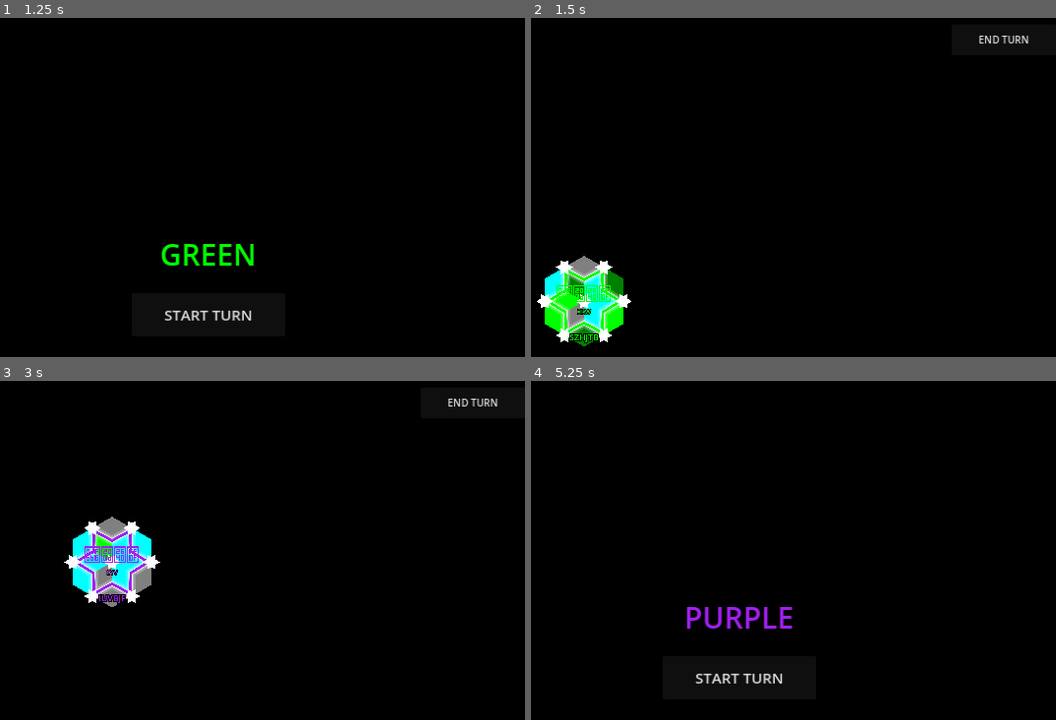
Above: before the commit, frames 1-4 (two rows, left to right).
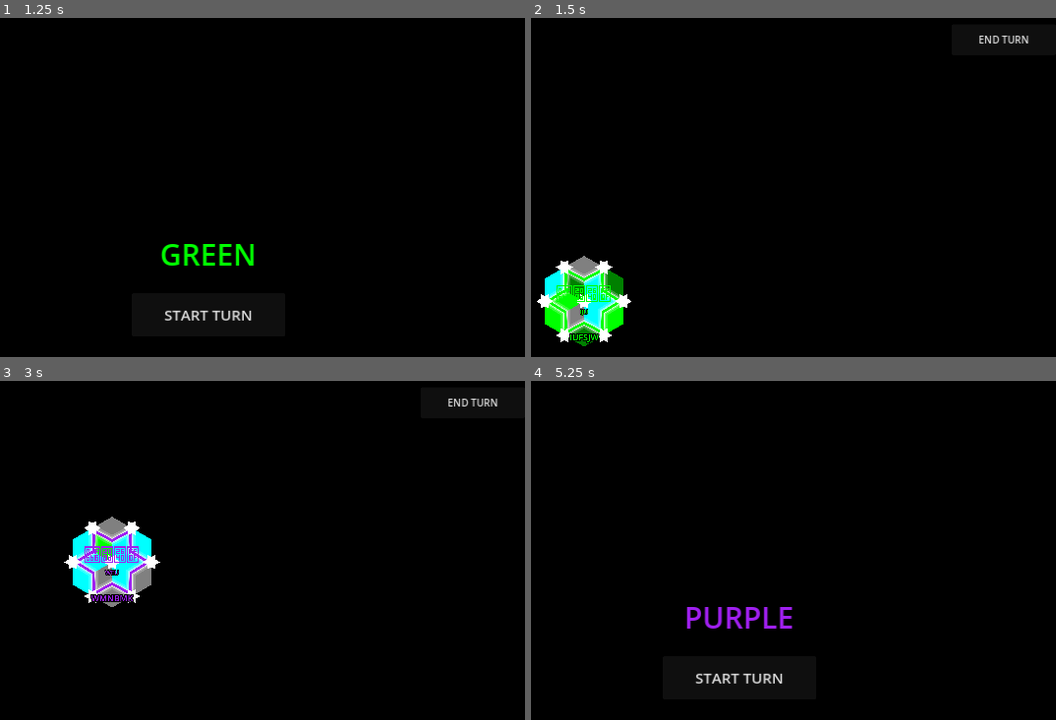
Above: after the commit, the same moments.

Repository: Cy13eruna/VyV
Game: Godot game, scene res://main.tscn
Same seed, same stepped clock (60 frames per second), same inputs: the game is played once before the commit and once after it.
Inputs:
- Up to frame 1 (1.25 s): click "2" at 0.5 s
- Up to frame 2 (1.5 s): click "START TURN" at 1.25 s
- Up to frame 3 (3 s): click "END TURN" at 2 s; click "START TURN" at 2.75 s
- Up to frame 4 (5.25 s): click "END TURN" at 3.5 s; click "START TURN" at 4.25 s; click "END TURN" at 5 s

Frame 1 is identical in both runs. In frame 2, 0.1% of the frame differs, in the area x 7-14%, y 85-96%; in frame 3, 0.2%, in the area x 17-26%, y 55-66%; in frame 4, nothing differs.

Commit message:
Initials

Diff:
--- a/src/systems/entities/Domain.gd
+++ b/src/systems/entities/Domain.gd
@@ -56,6 +56,18 @@
 	self.inner_r = tile_size * 0.55
 	queue_redraw()
 	if label_node: label_node.queue_redraw()
+
+## NOVO: Gera um nome de 3 caracteres que OBRIGATORIAMENTE inicia com a letra deste domínio
+func generate_vagabond_name() -> String:
+	var standard_alphabet = "ABCDEFGHIJKLMNOPQRSTUVWXYZ"
+	# Pegamos o primeiro caractere (seja normal ou acentuado)
+	var initial = domain_name[0]
+
+	var rest = ""
+	for i in range(2): # 2 caracteres restantes para completar 3
+		rest += standard_alphabet[randi() % standard_alphabet.length()]
+
+	return initial + rest
 
 func _on_visibility_updated(visible_domains: Array) -> void:
 	var is_visible_to_player = false
@@ -117,27 +129,22 @@
 
 	var available_initials = ""
 
-	# 1. Tenta buscar no alfabeto padrão
 	for char in standard_alphabet:
 		if not char in used_initials:
 			available_initials += char
 
-	# 2. Se o padrão esgotou, tenta o acentuado
 	if available_initials.length() == 0:
 		for char in accented_alphabet:
 			if not char in used_initials:
 				available_initials += char
 
-	# 3. Fallback final: se absolutamente tudo esgotar, limpa e reinicia
 	if available_initials.length() == 0:
 		used_initials.clear()
 		available_initials = standard_alphabet
 
-	# Sorteia a inicial dentro do que sobrou
 	var initial = available_initials[randi() % available_initials.length()]
 	used_initials.append(initial)
 
-	# O resto do nome continua sendo gerado com o alfabeto padrão para manter legibilidade
 	var rest = ""
 	for i in range(length - 1):
 		rest += standard_alphabet[randi() % standard_alphabet.length()]
--- a/src/systems/entities/DomainManager.gd
+++ b/src/systems/entities/DomainManager.gd
@@ -1,12 +1,8 @@
 # res://src/systems/entities/DomainManager.gd
 extends Node2D
 
-# Script carregado dinamicamente para evitar Parse Errors de dependência circular
 var domain_script: GDScript = null
-
-# Dados estruturados para lógica rápida { pos_string: {data} }
 var active_domains: Dictionary = {}
-# Nós instanciados na árvore (Visual / MapEntity)
 var domain_instances: Array = []
 
 func _ready() -> void:
@@ -16,18 +12,23 @@
 func _load_resources() -> void:
 	domain_script = load("res://src/systems/entities/Domain.gd")
 
-## --- API DE CONSULTA PARA O PATHFINDER ---
+## --- API DE CONSULTA ---
 
-## Retorna um array com as posições (Vector2) de todos os domínios de um jogador específico.
-## Otimizado para garantir que o Pathfinder receba coordenadas idênticas às do grid.
 func get_domain_positions_for_player(player_id: int) -> Array:
 	var positions: Array = []
 	for pos_key in active_domains:
 		var domain = active_domains[pos_key]
 		if domain.owner_id == player_id:
-			# Retornamos o Vector2 original que foi snappado no registro
 			positions.append(domain.pos)
 	return positions
+
+## Retorna a instância (Node) de um domínio em uma posição específica
+func get_domain_at(world_pos: Vector2) -> Node2D:
+	var clean_pos = world_pos.snapped(Vector2(0.1, 0.1))
+	for inst in domain_instances:
+		if is_instance_valid(inst) and inst.get("grid_pos").distance_to(clean_pos) < 1.0:
+			return inst
+	return null
 
 ## --- GESTÃO DE DOMÍNIOS ---
 
@@ -38,37 +39,38 @@
 			inst.queue_free()
 	domain_instances.clear()
 
-func create_domain(world_pos: Vector2, color: Color, owner_id: int = -1, tile_size: float = 64.0) -> void:
-	# O SNAP 0.1 é a nossa "âncora" de precisão em todo o projeto
+## ATUALIZADO: Agora retorna a instância Node2D criada para que outros managers
+## possam acessar propriedades como o 'domain_name'.
+func create_domain(world_pos: Vector2, color: Color, owner_id: int = -1, tile_size: float = 64.0) -> Node2D:
 	var clean_pos = world_pos.snapped(Vector2(0.1, 0.1))
 	var pos_key = str(clean_pos)
 
-	# 1. Evita duplicatas ou sobreposição de donos no mesmo tile
 	if active_domains.has(pos_key):
-		return
+		# Se já existe, tentamos retornar a instância existente
+		return get_domain_at(clean_pos)
 
-	# 2. Adiciona ao dicionário de lógica (O(1) para buscas futuras)
 	active_domains[pos_key] = {
 		"pos": clean_pos,
 		"color": color,
 		"owner_id": owner_id
 	}
 
-	# 3. Instancia o objeto visual
 	if not domain_script:
 		domain_script = load("res://src/systems/entities/Domain.gd")
 
 	var new_domain = Node2D.new()
 	new_domain.set_script(domain_script)
-	# Definimos o nome para facilitar debug no Scene Tree
-	new_domain.name = "Domain_" + pos_key.replace(".", "_")
+
+	# Adicionamos à árvore ANTES do setup para garantir que o _ready (e o nome) ocorra
 	add_child(new_domain)
 
 	if new_domain.has_method("setup_domain"):
-		# Passamos clean_pos para ambos os argumentos para manter consistência
 		new_domain.setup_domain(clean_pos, clean_pos, color, owner_id, tile_size)
 
+	new_domain.name = "Domain_" + pos_key.replace(".", "_")
 	domain_instances.append(new_domain)
+
+	return new_domain # <--- CRITICO: Permite ao VagabondManager ler o nome
 
 ## --- LÓGICA DE SPAWN ---
 
@@ -84,14 +86,12 @@
 	for pos in nodes:
 		if spawned >= player_count: break
 
-		# Critério: Espaço aberto (6 vizinhos) para Capitais
 		if grid_mgr.data.nodes[pos].neighbors.size() == 6:
 			if _is_space_free(pos):
 				_create_capital(spawned, pos, grid_mgr, v_mgr, turn_mgr, t_size)
 				spawned += 1
 
 func _is_space_free(grid_pos: Vector2) -> bool:
-	# Distância mínima entre capitais iniciais para não encavalarem
 	var min_dist = 200.0
 	for pos_key in active_domains:
 		var d = active_domains[pos_key]
@@ -100,21 +100,25 @@
 	return true
 
 func _create_capital(id: int, grid_pos: Vector2, grid: Node2D, v_mgr: Node2D, turn: Node, t_size: float):
-	# Verificação defensiva de propriedades do TurnManager
 	if not turn: return
 	var color_options = turn.get("COLOR_OPTIONS")
 	var player_colors = turn.get("player_colors")
 
 	if color_options == null or player_colors == null or id >= player_colors.size():
-		push_error("DomainManager: Erro ao acessar cores do TurnManager para o player ", id)
 		return
 
 	var color_name = player_colors[id]
 	var p_color = color_options[color_name]
 
-	# Criamos o dado lógico e visual
-	create_domain(grid_pos, p_color, id, t_size)
+	# 1. Criamos o domínio e pegamos a instância de volta
+	var domain_inst = create_domain(grid_pos, p_color, id, t_size)
 
-	# Spawna a unidade inicial na posição da capital
-	if v_mgr and v_mgr.has_method("spawn_vagabond"):
-		v_mgr.spawn_vagabond(grid_pos, id, p_color)
+	# 2. Geramos o nome baseado no domínio criado
+	var v_name = ""
+	if is_instance_valid(domain_inst) and domain_inst.has_method("generate_vagabond_name"):
+		v_name = domain_inst.generate_vagabond_name()
+
+	# 3. Spawna a unidade com o nome injetado
+	if v_mgr and v_mgr.has_method("_create_vagabond"):
+		# Usamos a função interna do Manager que aceita o parâmetro de nome
+		v_mgr._create_vagabond(grid_pos, p_color, id, grid, v_name)
--- a/src/systems/entities/Vagabond.gd
+++ b/src/systems/entities/Vagabond.gd
@@ -24,16 +24,21 @@
 
 var _is_highlighted: bool = false
 var _high_res_font: SystemFont
-var _emoji_font: SystemFont # Fonte dedicada para evitar bugs no flip
-
-# Nova variável para o nome de 3 caracteres
+var _emoji_font: SystemFont
+
+# Variável para o nome de 3 caracteres
 var vagabond_name: String = ""
 
 # --- CICLO DE VIDA ---
 
-func setup(p_global_pos: Vector2, p_grid_pos: Vector2, p_color: Color, p_owner_id: int) -> void:
-	# Geramos o nome antes do setup visual para que a Label já nasça com o texto certo
-	if vagabond_name.is_empty():
+## Setup atualizado para aceitar o nome injetado pelo Domínio de origem
+func setup(p_global_pos: Vector2, p_grid_pos: Vector2, p_color: Color, p_owner_id: int, p_name: String = "") -> void:
+	# Prioridade 1: Nome vindo do setup (linkado ao domínio)
+	# Prioridade 2: Nome já existente na variável
+	# Prioridade 3: Geração aleatória (fallback)
+	if not p_name.is_empty():
+		vagabond_name = p_name
+	elif vagabond_name.is_empty():
 		vagabond_name = _generate_unique_initial_name(3)
 
 	super.setup(p_global_pos, p_grid_pos, p_color, p_owner_id)
@@ -102,7 +107,7 @@
 	emoji.position = Vector2(-emoji_size.x / 2.0, -emoji_size.y + vertical_offset)
 	emoji_flip.add_child(emoji)
 
-	# 2. LABEL DE TEXTO (Agora usando vagabond_name)
+	# 2. LABEL DE TEXTO (Usando vagabond_name linkado)
 	var label = Label.new()
 	label.name = "IDLabel"
 	label.text = vagabond_name
@@ -194,7 +199,7 @@
 func has_ap() -> bool:
 	return ap > 0
 
-# --- LÓGICA DE GERAÇÃO ÚNICA COM ACENTUAÇÃO ---
+# --- LÓGICA DE GERAÇÃO ÚNICA (APENAS PARA FALLBACK) ---
 
 func _generate_unique_initial_name(length: int) -> String:
 	var standard_alphabet = "ABCDEFGHIJKLMNOPQRSTUVWXYZ"
--- a/src/systems/entities/VagabondManager.gd
+++ b/src/systems/entities/VagabondManager.gd
@@ -3,7 +3,10 @@
 
 const VAGABOND_SCRIPT_PATH = "res://src/systems/entities/Vagabond.gd"
 const VAGABOND_SCENE_PATH = "res://src/systems/entities/Vagabond.tscn"
-const Pathfinder = preload("res://src/systems/movement/Pathfinder.gd") # Certifique-se do caminho correto
+const Pathfinder = preload("res://src/systems/movement/Pathfinder.gd")
+
+# Usamos preload para garantir que o recurso esteja disponível
+const VagabondResource = preload(VAGABOND_SCRIPT_PATH)
 
 var active_vagabonds: Array[Node2D] = []
 var _painter: Node2D = null
@@ -23,7 +26,6 @@
 
 # --- CONSULTAS DE OCUPAÇÃO ---
 
-## Retorna um Array de Vector2 com as posições de todos os vagabonds vivos
 func get_occupied_nodes(exclude_unit: Node2D = null) -> Array:
 	var nodes = []
 	for v in active_vagabonds:
@@ -65,15 +67,12 @@
 	var v_color = v.get("entity_color")
 	if v_color == null: v_color = Color.WHITE
 
-	# Obtemos nós ocupados por OUTRAS unidades
 	var occupied = get_occupied_nodes(v)
 
-	# Obtemos domínios aliados para bônus de movimento (custo 0)
 	var allied_nodes = []
 	if domain_mgr and domain_mgr.has_method("get_player_domain_nodes"):
 		allied_nodes = domain_mgr.get_player_domain_nodes(v.get("owner_id"))
 
-	# Cálculo de alcance via Pathfinder atualizado
 	var reachable = Pathfinder.get_reachable_cells(
 		pos,
 		m_range,
@@ -101,18 +100,23 @@
 		if spawned >= player_count: break
 		var clean_pos = node_pos.snapped(Vector2(0.1, 0.1))
 
-		# Verificação de spawn: 6 vizinhos e área limpa de outras unidades
 		if grid_manager.data.nodes[clean_pos].neighbors.size() == 6 and _is_area_clear(clean_pos):
 			var color_name = turn_manager.player_colors[spawned]
 			var color_value = turn_manager.COLOR_OPTIONS[color_name]
 
+			var target_name = ""
+
 			if domain_manager and domain_manager.has_method("create_domain"):
-				domain_manager.create_domain(clean_pos, color_value, spawned, grid_manager.tile_size)
+				var domain = domain_manager.create_domain(clean_pos, color_value, spawned, grid_manager.tile_size)
 
-			_create_vagabond(clean_pos, color_value, spawned, grid_manager)
+				if is_instance_valid(domain) and domain.has_method("generate_vagabond_name"):
+					target_name = domain.generate_vagabond_name()
+					print("[VagabondManager] Nome capturado do Domínio: ", target_name)
+
+			_create_vagabond(clean_pos, color_value, spawned, grid_manager, target_name)
 			spawned += 1
 
-func _create_vagabond(grid_pos: Vector2, color: Color, player_id: int, grid: Node2D) -> void:
+func _create_vagabond(grid_pos: Vector2, color: Color, player_id: int, grid: Node2D, v_name: String = "") -> void:
 	var vagabond: Node2D
 	if ResourceLoader.exists(VAGABOND_SCENE_PATH):
 		var scene = load(VAGABOND_SCENE_PATH)
@@ -120,16 +124,22 @@
 
 	if not vagabond:
 		vagabond = Node2D.new()
-		var script = load(VAGABOND_SCRIPT_PATH)
-		if script: vagabond.set_script(script)
+		vagabond.set_script(VagabondResource)
 
-	vagabond.name = "Vagabond_P%d_%d" % [player_id, active_vagabonds.size()]
+	var display_name = v_name if not v_name.is_empty() else "UNK"
+	vagabond.name = "Vagabond_%s_P%d" % [display_name, player_id]
+
 	add_child(vagabond)
 
 	if vagabond.has_method("setup"):
-		vagabond.setup(grid_pos, grid_pos, color, player_id)
+		vagabond.setup(grid_pos, grid_pos, color, player_id, v_name)
 
 	active_vagabonds.append(vagabond)
+
+func spawn_vagabond(grid_pos: Vector2, player_id: int, color: Color, custom_name: String = "") -> void:
+	var grid_mgr = get_tree().get_first_node_in_group("grid_manager")
+	if grid_mgr:
+		_create_vagabond(grid_pos, color, player_id, grid_mgr, custom_name)
 
 func get_vagabond_at(grid_pos: Vector2) -> Node2D:
 	var target = grid_pos.snapped(Vector2(0.1, 0.1))
@@ -141,15 +151,22 @@
 	return null
 
 func _is_area_clear(pos: Vector2) -> bool:
-	# Verificação baseada em distância de grid (Vector2.distance_to para posições snapped)
 	for v in active_vagabonds:
 		if is_instance_valid(v):
 			var v_grid_pos = v.get("grid_pos")
-			if v_grid_pos is Vector2 and v_grid_pos.distance_to(pos) < 100.0:
+			if v_grid_pos is Vector2 and v_grid_pos.distance_to(pos) < 10.0:
 				return false
 	return true
 
 func _clear_all() -> void:
+	# TRUQUE DE CASTING: Passamos para uma variável sem tipo para evitar que o
+	# parser tente validar o método estático como método de instância.
+	var v_script: Object = VagabondResource
+
+	if v_script and v_script.has_method(&"reset_vagabond_registry"):
+		v_script.call(&"reset_vagabond_registry")
+
 	for v in active_vagabonds:
-		if is_instance_valid(v): v.queue_free()
+		if is_instance_valid(v):
+			v.queue_free()
 	active_vagabonds.clear()
